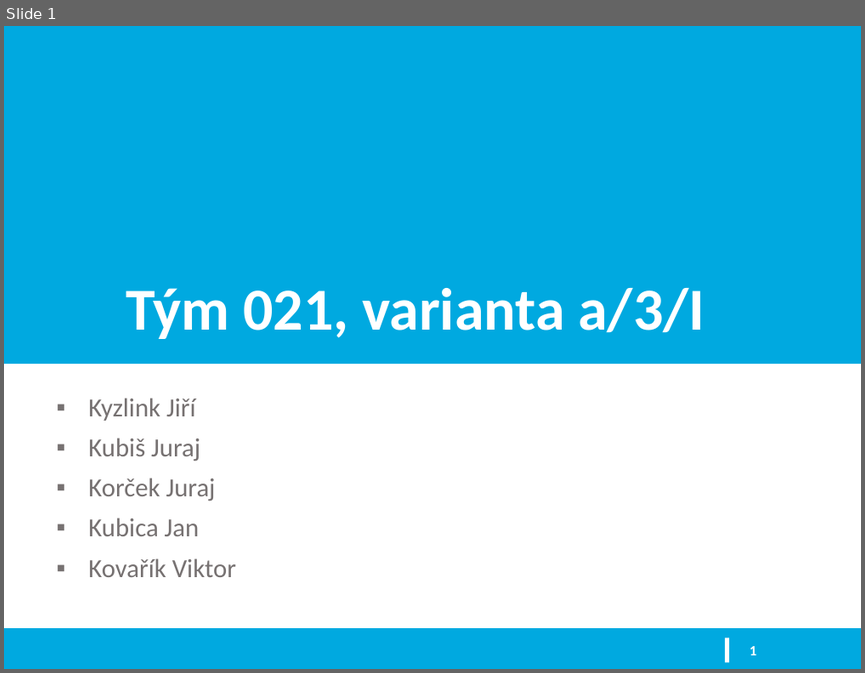
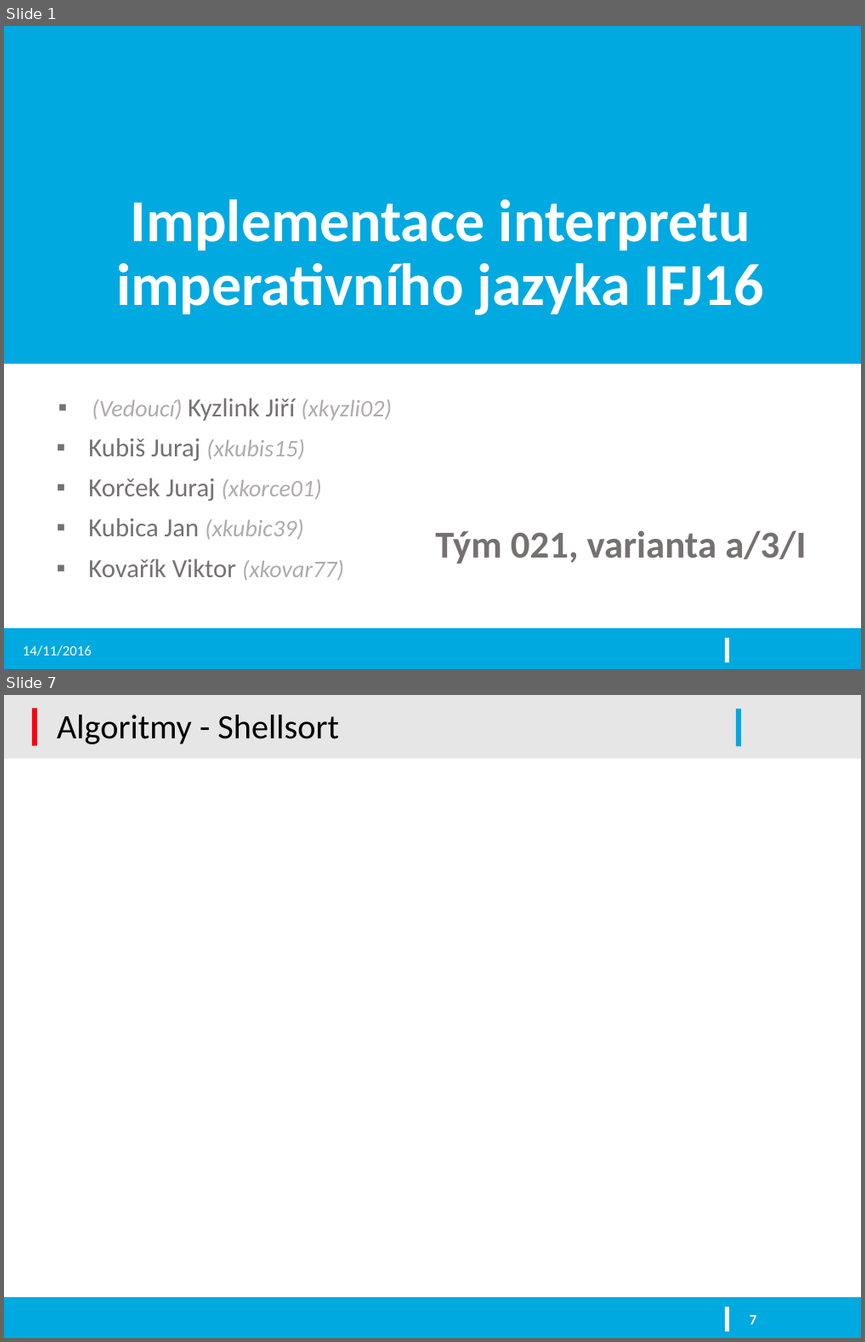
Before and after one commit to kysel/IFJ16, a slide deck: docs/prezentace.pptx. Shown one above the other, each under a label of ours: slide 1 before the commit, slides 1 and 7 after it; the slides between them are not shown. The pictures are 865x673 and 865x1342 pixels, drawn with LibreOffice and Linux fonts; fonts in the diff are those of the drawing; background and template pictures are left out. Boxes give left, top, right and bottom in pixels: in the first picture for what was removed or moved away, otherwise in the second. Text is boxed around its words. In the diff, an @@ line names an element or a change of style, - is before the commit and + after.

```diff
--- a/docs/prezentace.pptx
+++ b/docs/prezentace.pptx
@@ slide 7 added at <box>4,695,861,1338</box>, background #FFFFFF; not listed: 3 template elements that a slide beside it also shows @@
@@ rectangle added at <box>32,708,37,745</box>, fill #FE000F @@
@@ title added at <box>57,715,339,744</box>, 28.8 pt, text #000000 @@
+Algoritmy - Shellsort
@@ rectangle added at <box>736,709,741,746</box>, fill #00A9E0 @@
@@ page number added at <box>749,1315,756,1324</box>, 12 pt, text #FFFFFF, bold @@
+7
@@ slide 1 changed as well @@
@@ text added at <box>117,199,764,315</box>, 50 pt, text #FFFFFF, bold @@
+Implementace interpretu imperativního jazyka IFJ16
@@ subtitle at <box>88,397,392,580</box>: text changed; size 22 to 20 pt; text colour #767171 to #AFABAB; italic on @@
-▪ Kyzlink Jiří
-▪ Kubiš Juraj
-▪ Korček Juraj
-▪ Kubica Jan
-▪ Kovařík Viktor
+▪ (Vedoucí) Kyzlink Jiří (xkyzli02)
+▪ Kubiš Juraj (xkubis15)
+▪ Korček Juraj (xkorce01)
+▪ Kubica Jan (xkubic39)
+▪ Kovařík Viktor (xkovar77)
@@ title "Tým 021, varianta a/3/I": place and size @@
-title "Tým 021, varianta a/3/I" at <box>126,288,704,339</box>
+title "Tým 021, varianta a/3/I" at <box>435,530,806,563</box>
@@ title "Tým 021, varianta a/3/I" at <box>435,530,806,563</box>: size 50 to 32 pt, text colour #FFFFFF to #767171 @@
@@ text added at <box>23,645,92,656</box>, 12 pt, text #FFFFFF @@
+14/11/2016
@@ page number removed at <box>749,646,756,655</box> @@
-1
```
Also in this commit, not shown: 8 other slides added, 2 slides removed.
